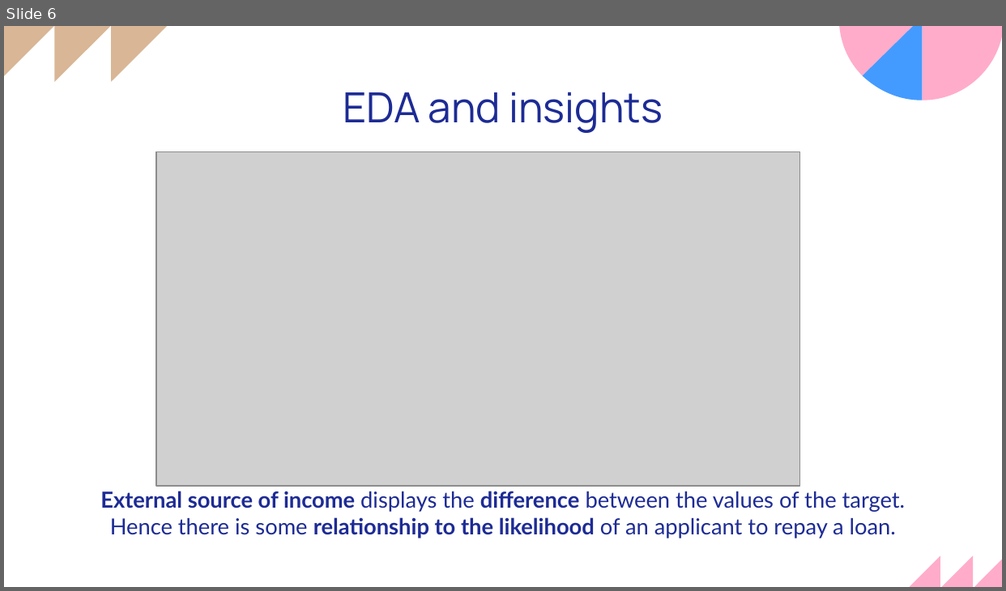
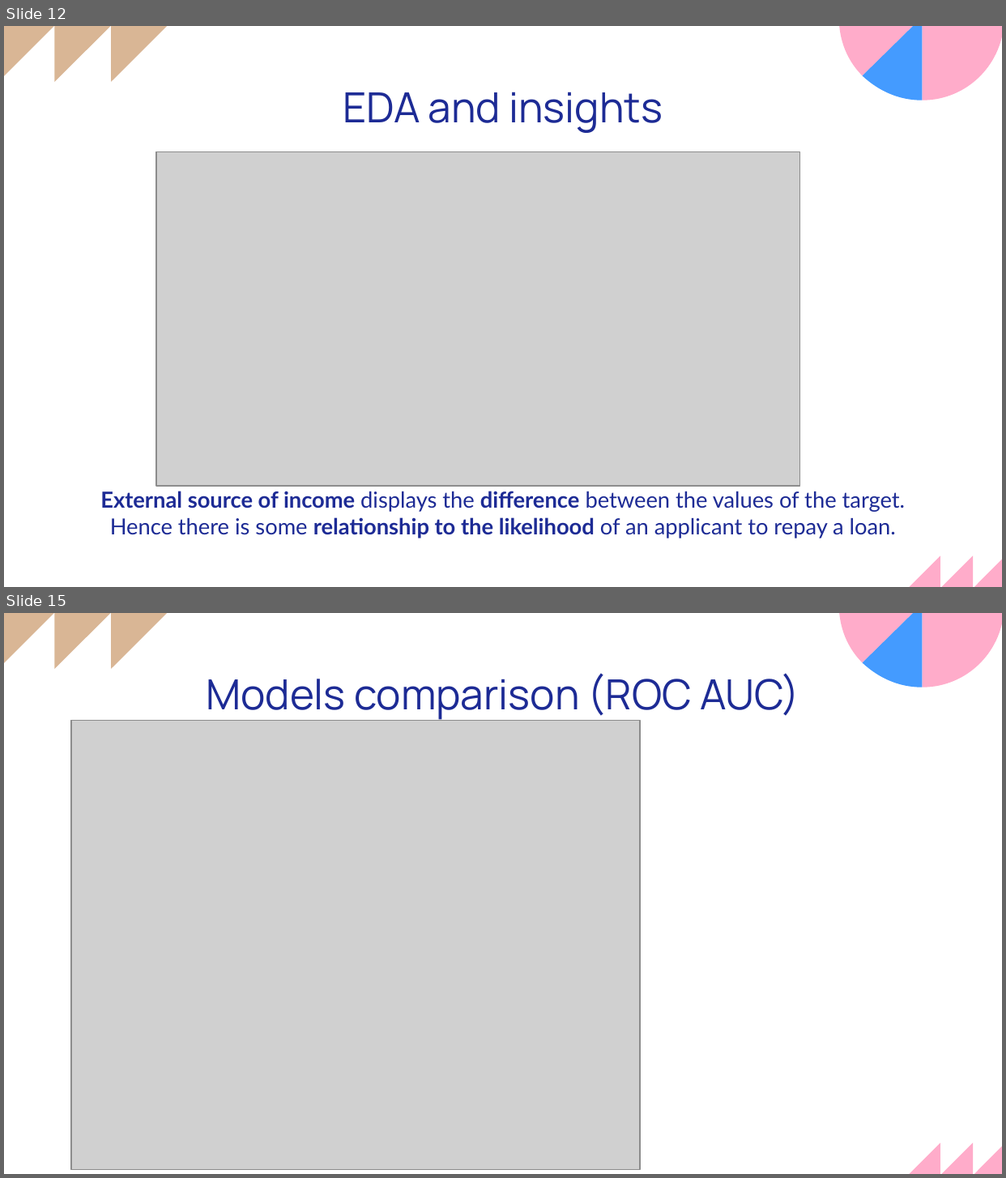
Before and after one commit to luongtruong77/classification-loan-default-risk-detection, a slide deck: Presentation.pptx. Shown one above the other, each under a label of ours: slide 6 before the commit, slides 12 and 15 after it; the slides between them are not shown. The pictures are 1006x591 and 1006x1178 pixels, drawn with LibreOffice and Linux fonts; fonts in the diff are those of the drawing; grey boxes stand for pictures. Boxes give left, top, right and bottom in pixels: in the first picture for what was removed or moved away, otherwise in the second. Text is boxed around its words. In the diff, an @@ line names an element or a change of style, - is before the commit and + after.

```diff
--- a/Presentation.pptx
+++ b/Presentation.pptx
@@ slide 15 added at [4,613,1002,1174], background #FFFFFF; not listed: 8 template elements that a slide beside it also shows @@
@@ title added at [206,673,799,720], 30 pt, text #1D2B95 @@
+Models comparison (ROC AUC)
@@ picture added at [71,720,640,1169] @@
@@ what was slide 6 is now slide 12 @@
```
Also in this commit, not shown: 2 slides changed, 19 other slides added, 2 slides removed, 3 other files.
